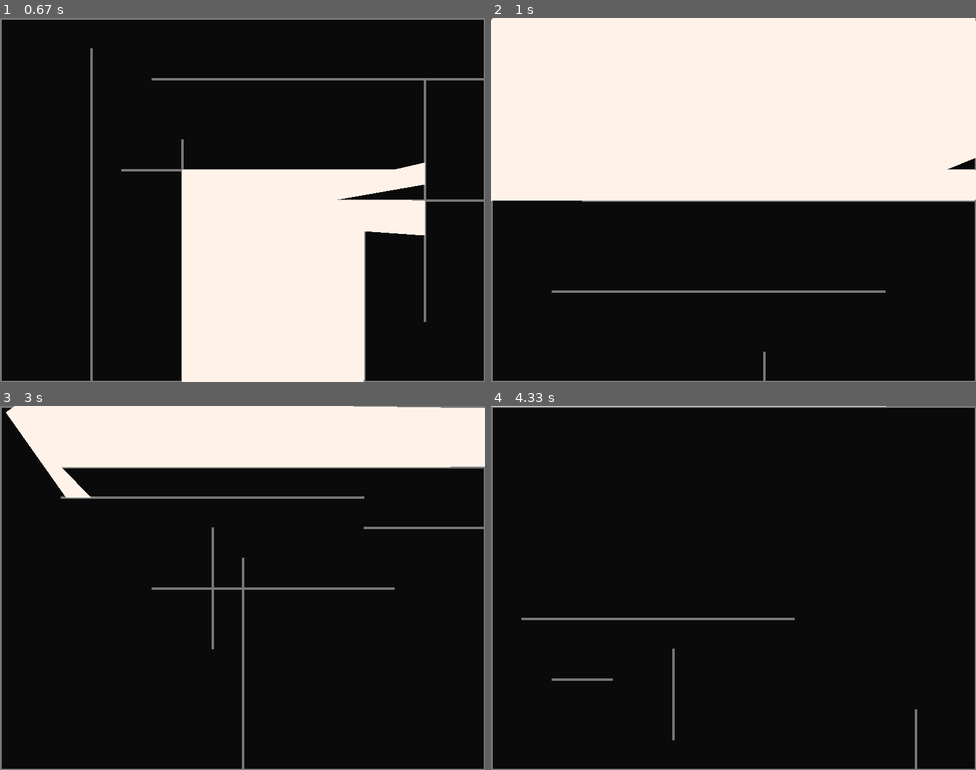
Above: before the commit, frames 1-4 (two rows, left to right).
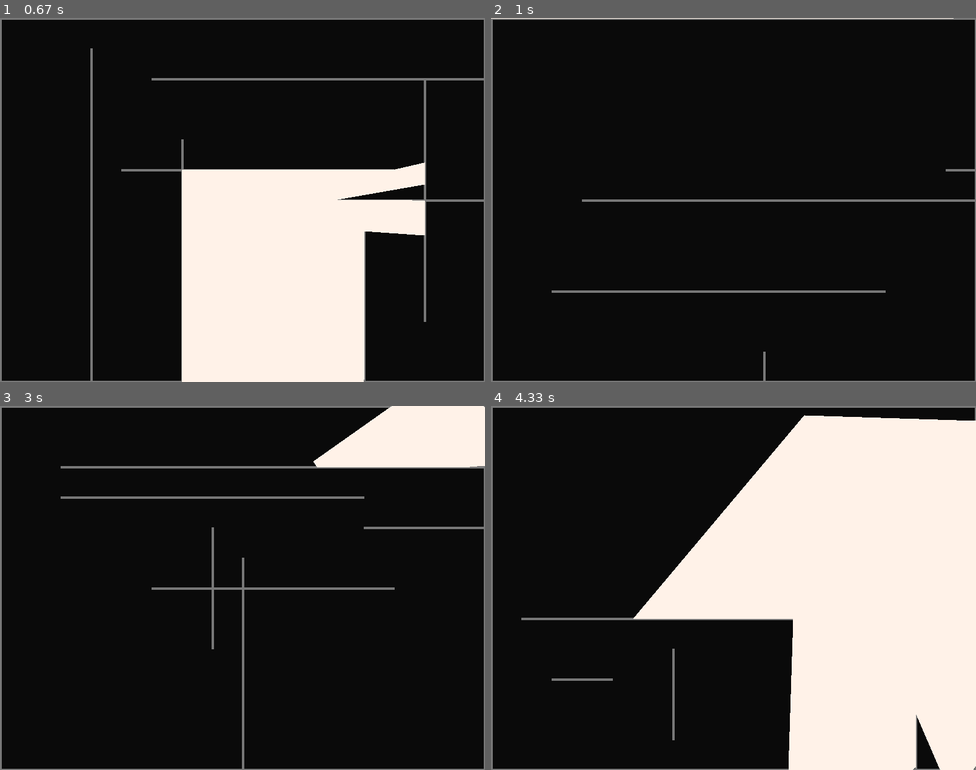
Above: after the commit, the same moments.

Repository: vicdenz/raycasting-pygame
Game: pygame game, started from main.py
Two runs of this game, one before a commit and one after it. Both use one fixed random seed, a clock stepped at 60 frames per second and the inputs below.
Inputs (mouse positions are in pixels of both pictures, inside the frame that each line leads up to):
- Up to frame 1 (0.67 s): hold W from 0.33 s (still down); hold Right from 0.33 s (still down); move the mouse to (223, 214) at 0.37 s
- Up to frame 2 (1 s): release W at 0.8 s; release Right at 0.8 s; hold M from 0.83 s (still down); hold Right from 0.83 s (still down); move the mouse to (888, 189) at 0.87 s; tap Space at 0.9 s
- Up to frame 3 (3 s): tap Space at 1.2, 1.4, 1.7, 1.9, 2.2, 2.4, 2.7 s; release M at 1.3 s; release Right at 1.3 s; hold A 1.33-1.8 s; hold Right 1.33-1.8 s; move the mouse to (126, 591) at 1.37 s; hold S 1.83-2.3 s; hold Right 1.83-2.3 s; move the mouse to (92, 533) at 1.87 s; hold D 2.33-2.8 s; hold Right 2.33-2.8 s; move the mouse to (315, 460) at 2.37 s; tap P at 2.83 s
- Up to frame 4 (4.33 s): hold Right 3.17-3.63 s; move the mouse to (743, 464) at 3.2 s; tap Space at 3.23, 3.53, 3.73, 4.07 s; hold Up 3.67-3.97 s; hold W 3.67-3.97 s; move the mouse to (617, 515) at 3.7 s; hold Up from 4 s (still down); hold W from 4 s (still down); move the mouse to (738, 624) at 4.03 s

Frame 1 is identical in both runs. In frame 2, 50% of the frame differs, in the area x 0-100%, y 0-51%; in frame 3, 12%; in frame 4, 45%.

Commit message:
Updated location when switching modes

Diff:
--- a/const.py
+++ b/const.py
@@ -9,8 +9,9 @@
 
 DEGREE_INCREMENT = 0.5
 
+MOVEMENT_SPEED = 2
 ROTATE_SPEED = 2
-MAX_SCOPE = 180
+MAX_SCOPE = 160
 MIN_SCOPE = 10
 
 RAY_COLOR = (255, 242, 232)
--- a/main.py
+++ b/main.py
@@ -111,27 +111,31 @@
         retrace = True
 
     if key_pressed[pygame.K_w]:
-        player.set_pos((player.get_x(), player.get_y()-1))
+        player.set_pos((player.get_x(), player.get_y()-MOVEMENT_SPEED))
         retrace = True
 
     if key_pressed[pygame.K_a]:
-        player.set_pos((player.get_x()-1, player.get_y()))
+        player.set_pos((player.get_x()-MOVEMENT_SPEED, player.get_y()))
         retrace = True
 
     if key_pressed[pygame.K_s]:
-        player.set_pos((player.get_x(), player.get_y()+1))
+        player.set_pos((player.get_x(), player.get_y()+MOVEMENT_SPEED))
         retrace = True
 
     if key_pressed[pygame.K_d]:
-        player.set_pos((player.get_x()+1, player.get_y()))
+        player.set_pos((player.get_x()+MOVEMENT_SPEED, player.get_y()))
         retrace = True
 
     if key_pressed[pygame.K_p]:
         mode = "p"
+        player.set_pos(mouse[0].pos)
         retrace = True
 
     if key_pressed[pygame.K_m]:
         mode = "m"
+        for ray in mouse:
+            ray.pos.x = player.get_x()
+            ray.pos.y = player.get_y()
         retrace = True
 
     if key_pressed[pygame.K_LEFT]:
